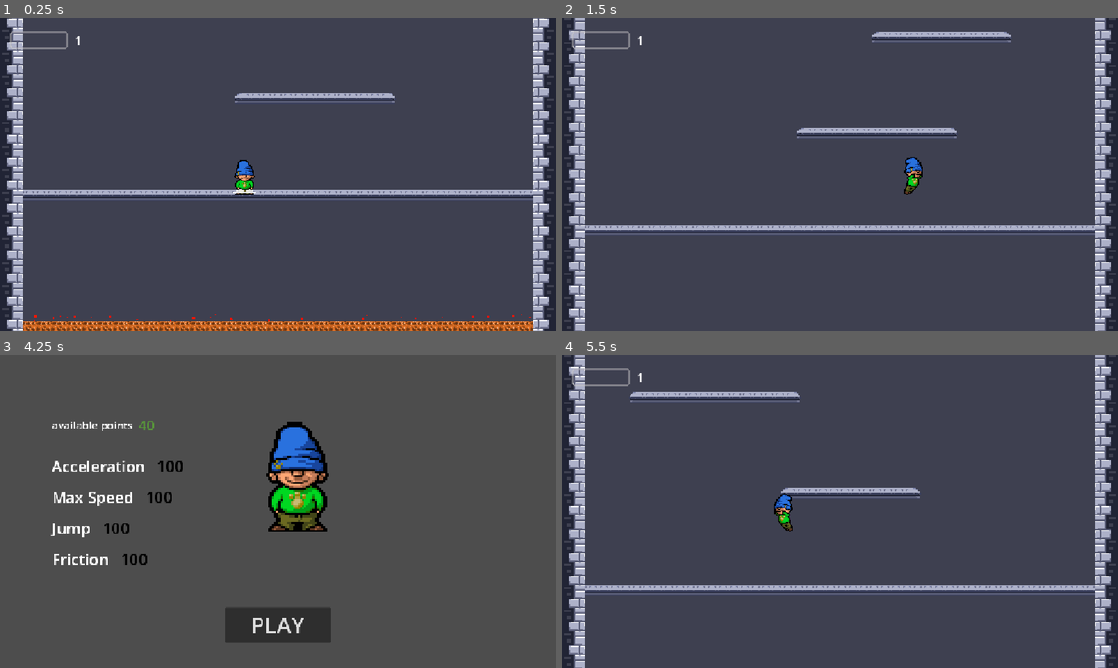
Above: before the commit, frames 1-4 (two rows, left to right).
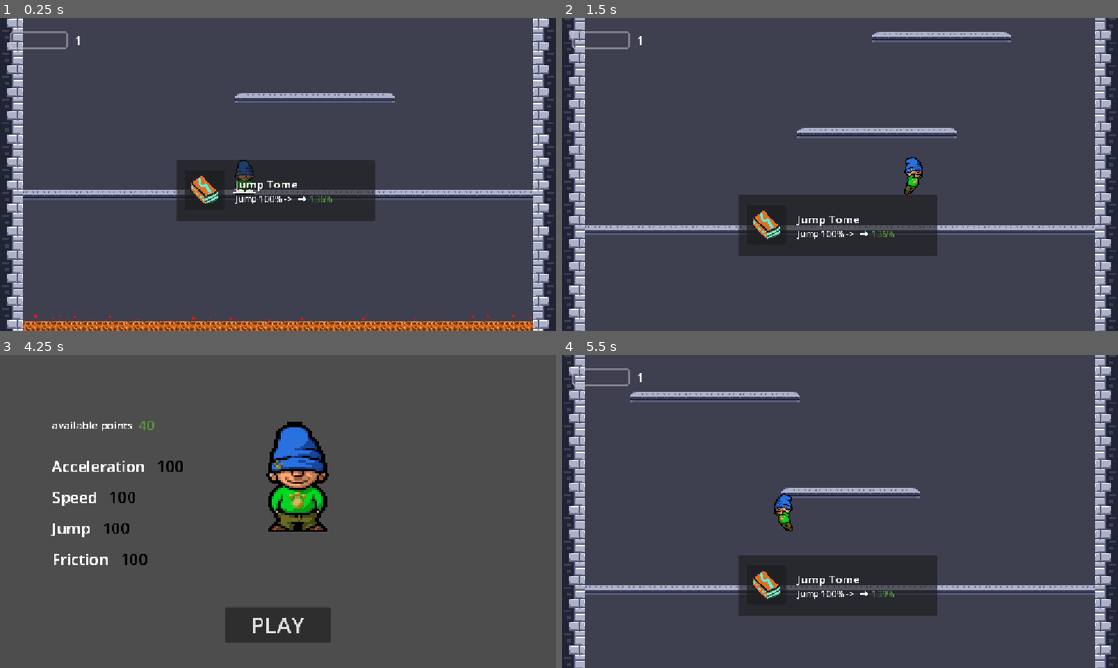
Above: after the commit, the same moments.

Repository: DoktorZnak/ice-tower-dz
Game: Godot game, scene res://scenes/main/main.tscn
Same seed, same stepped clock (60 frames per second), same inputs: the game is played once before the commit and once after it.
Inputs:
- Up to frame 1 (0.25 s): no input
- Up to frame 2 (1.5 s): hold D (right) from 0.53 s (still down); tap Space (jump) at 0.6, 0.77, 1.07, 1.35 s
- Up to frame 3 (4.25 s): tap Space (jump) at 1.52, 1.82, 2.1, 2.85, 3.02, 3.32, 3.6, 3.77, 4.07 s; release D (right) at 2.03 s; hold A (left) 2.03-2.78 s; hold D (right) from 2.78 s (still down); tap P (pause, bound only after the commit) at 4.15 s
- Up to frame 4 (5.5 s): release D (right) at 4.25 s; click "PLAY" at 4.25 s; hold A (left) from 5.03 s (still down); tap Space (jump) at 5.1, 5.27 s

The runs differ from the first frame. In frame 1, 6.7% of the frame differs, in the area x 31-68%, y 45-65%; in frame 2, 6.9%, in the area x 31-68%, y 56-76%; in frame 3, 0.4%; in frame 4, 6.8%.

Commit message:
power-cards-init

Diff:
--- a/project.godot
+++ b/project.godot
@@ -61,6 +61,11 @@
 "events": [Object(InputEventKey,"resource_local_to_scene":false,"resource_name":"","device":-1,"window_id":0,"alt_press …(192 unchanged characters)…
 ]
 }
+pause={
+"deadzone": 0.2,
+"events": [Object(InputEventKey,"resource_local_to_scene":false,"resource_name":"","device":-1,"window_id":0,"alt_pressed":false,"shift_pressed":false,"ctrl_pressed":false,"meta_pressed":false,"pressed":false,"keycode":0,"physical_keycode":80,"key_label":0,"unicode":112,"location":0,"echo":false,"script":null)
+]
+}
 
 [layer_names]
 
--- /dev/null
+++ b/scenes/_partials/upgrade_cards/upgrade_card/upgrade_card.gd
@@ -0,0 +1,49 @@
+extends Control
+
+var players_stats = {
+	'acc': {'value': 100, 'label': 'Acceleration'},
+	'maxspeed': {'value': 100, 'label': 'Speed'},
+	'jump': {'value': 100, 'label': 'Jump'},
+	'friction': {'value': 100, 'label': 'Friction'},
+}
+
+@export_enum("tax","acc","maxspeed","jump","friction") var tome_type = 'tax'
+@export_enum("common", "rare", "epic") var tome_rarity: String = "common"
+
+var new_value = 0
+
+func get_random_bonus_by_rarity() -> int:
+	var min_bonus = 0
+	var max_bonus = 0
+
+	match tome_rarity:
+		"common":
+			min_bonus = 5
+			max_bonus = 15
+		"rare":
+			min_bonus = 16
+			max_bonus = 30
+		"epic":
+			min_bonus = 31
+			max_bonus = 50
+
+	return randi_range(min_bonus, max_bonus)
+
+
+func _ready() -> void:
+	var texture_path = "res://assets/tomes/" + tome_type + "-tome.png"
+	$PanelContainer2/TomeSprite.texture = load(texture_path)
+	$Title.text = tome_type.to_pascal_case() + " Tome"
+
+	if tome_type != 'tax':
+		var player_stat = GameManager.players_stats[tome_type]
+		var current_value = player_stat.value
+
+		var bonus = get_random_bonus_by_rarity()
+
+		new_value = current_value + bonus
+
+		$HBoxContainer/StateLabel.text = player_stat.label + " " + str(current_value) + "% -> "
+		$HBoxContainer/NewValueLabel.text = str(new_value) + "%"
+	else:
+		$HBoxContainer.visible = false
--- /dev/null
+++ b/scenes/_partials/upgrade_cards/upgrade_card/upgrade_card.tscn
@@ -0,0 +1,76 @@
+[gd_scene format=3 uid="uid://5pi2nt3aspsm"]
+
+[ext_resource type="Texture2D" uid="uid://bhr30wjaew4dp" path="res://assets/tomes/accelerate-tome.png" id="1_f36hs"]
+[ext_resource type="Script" uid="uid://bg5adbfoy0tve" path="res://scenes/_partials/upgrade_cards/upgrade_card/upgrade_card.gd" id="1_qy4wi"]
+[ext_resource type="Texture2D" uid="uid://nnlty000hfev" path="res://assets/arrow-right.png" id="2_f2t78"]
+
+[sub_resource type="Theme" id="Theme_qy4wi"]
+
+[sub_resource type="Theme" id="Theme_ldha8"]
+
+[sub_resource type="Theme" id="Theme_soj8l"]
+
+[node name="UpgradeCard" type="Control" unique_id=1151323838]
+layout_mode = 3
+anchors_preset = 15
+anchor_right = 1.0
+anchor_bottom = 1.0
+grow_horizontal = 2
+grow_vertical = 2
+script = ExtResource("1_qy4wi")
+
+[node name="PanelContainer" type="PanelContainer" parent="." unique_id=1870973097]
+layout_mode = 1
+offset_left = -211.0
+offset_top = -62.0
+offset_right = 201.0
+offset_bottom = 64.0
+
+[node name="PanelContainer2" type="PanelContainer" parent="." unique_id=863901321]
+layout_mode = 0
+offset_left = -193.0
+offset_top = -41.0
+offset_right = -111.0
+offset_bottom = 41.0
+
+[node name="TomeSprite" type="Sprite2D" parent="PanelContainer2" unique_id=801709763]
+position = Vector2(43, 41)
+texture = ExtResource("1_f36hs")
+
+[node name="HBoxContainer" type="HBoxContainer" parent="." unique_id=1383892083]
+layout_mode = 0
+offset_left = -90.0
+offset_right = 116.0
+offset_bottom = 37.0
+
+[node name="StateLabel" type="Label" parent="HBoxContainer" unique_id=1851001427]
+layout_mode = 2
+theme = SubResource("Theme_qy4wi")
+theme_type_variation = &"HeaderSmall"
+theme_override_font_sizes/font_size = 18
+text = "Acceleration: 84%"
+
+[node name="TextureRect" type="TextureRect" parent="HBoxContainer" unique_id=1185179243]
+custom_minimum_size = Vector2(25, 10)
+layout_mode = 2
+texture = ExtResource("2_f2t78")
+expand_mode = 1
+stretch_mode = 5
+
+[node name="NewValueLabel" type="Label" parent="HBoxContainer" unique_id=198874941]
+layout_mode = 2
+theme = SubResource("Theme_ldha8")
+theme_type_variation = &"greenLabel"
+theme_override_font_sizes/font_size = 18
+text = "92%"
+
+[node name="Title" type="Label" parent="." unique_id=1071779238]
+layout_mode = 0
+offset_left = -89.0
+offset_top = -29.0
+offset_right = 55.0
+offset_bottom = -6.0
+theme = SubResource("Theme_soj8l")
+theme_type_variation = &"HeaderSmall"
+theme_override_font_sizes/font_size = 24
+text = "Acceleration Tome"
--- /dev/null
+++ b/scenes/_partials/upgrade_cards/upgrade_cards.tscn
@@ -0,0 +1,9 @@
+[gd_scene format=3 uid="uid://l4aaxyybpdha"]
+
+[node name="UpgradeCards" type="Control" unique_id=573378820]
+layout_mode = 3
+anchors_preset = 15
+anchor_right = 1.0
+anchor_bottom = 1.0
+grow_horizontal = 2
+grow_vertical = 2
--- a/scenes/game_manager.gd
+++ b/scenes/game_manager.gd
@@ -11,7 +11,7 @@
 
 var players_stats = {
 	'acc': {'value': 100, 'label': 'Acceleration'},
-	'maxspeed': {'value': 100, 'label': 'Max Speed'},
+	'maxspeed': {'value': 100, 'label': 'Speed'},
 	'jump': {'value': 100, 'label': 'Jump'},
 	'friction': {'value': 100, 'label': 'Friction'},
 }
--- a/scenes/main/main.gd
+++ b/scenes/main/main.gd
@@ -13,6 +13,9 @@
 	if Input.is_action_just_pressed("reset_game"):
 		get_tree().reload_current_scene()
 
+	if Input.is_action_just_pressed('pause'):
+		get_tree().paused = true
+
 func trigger_game_over():
 	is_game_over = true
 	get_tree().change_scene_to_file('res://scenes/menu/menu.tscn')
--- a/scenes/main/main.tscn
+++ b/scenes/main/main.tscn
@@ -7,6 +7,7 @@
 [ext_resource type="PackedScene" uid="uid://cmcle5yjr66jl" path="res://scenes/_partials/walls/walls.tscn" id="6_ow5a4"]
 [ext_resource type="Texture2D" uid="uid://t2jtcuc2b7fn" path="res://assets/Sprite-BG.png" id="6_yyfjg"]
 [ext_resource type="PackedScene" uid="uid://2lrargi40a7l" path="res://scenes/_partials/death_area/death_area.tscn" id="7_yyfjg"]
+[ext_resource type="PackedScene" uid="uid://5pi2nt3aspsm" path="res://scenes/_partials/upgrade_cards/upgrade_card/upgrade_card.tscn" id="8_yyfjg"]
 
 [sub_resource type="TileSetAtlasSource" id="TileSetAtlasSource_a8run"]
 texture = ExtResource("6_yyfjg")
@@ -49,3 +50,7 @@
 
 [node name="Player" parent="." unique_id=1051229409 instance=ExtResource("2_iuonh")]
 position = Vector2(-70, -50)
+
+[node name="UpgradeCard" parent="." unique_id=1151323838 instance=ExtResource("8_yyfjg")]
+tome_type = "jump"
+tome_rarity = "epic"
Binary file added: assets/arrow-right.png
Not shown, added: assets/arrow-right.png.import
Binary file added: assets/aseprite/accelerate-tome.aseprite
Binary file added: assets/aseprite/friction-tome.aseprite
Binary file added: assets/aseprite/jump-tome.aseprite
Binary file added: assets/aseprite/speed-tome.aseprite
Binary file added: assets/aseprite/tax-book.aseprite
Binary file added: assets/tomes/accelerate-tome.png
Not shown, added: assets/tomes/accelerate-tome.png.import
Binary file added: assets/tomes/friction-tome.png
Not shown, added: assets/tomes/friction-tome.png.import
Binary file added: assets/tomes/jump-tome.png
(and 8 more such lines)
